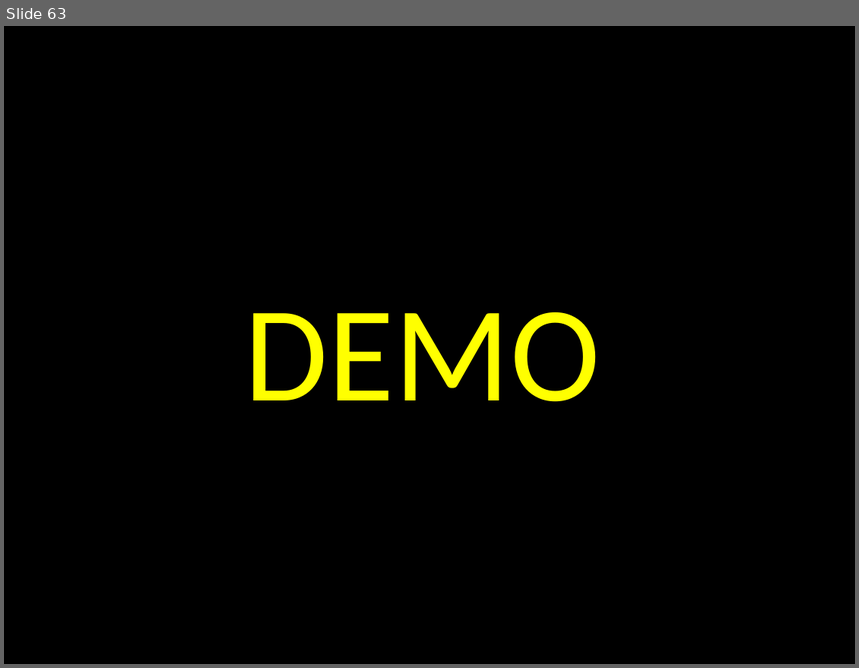
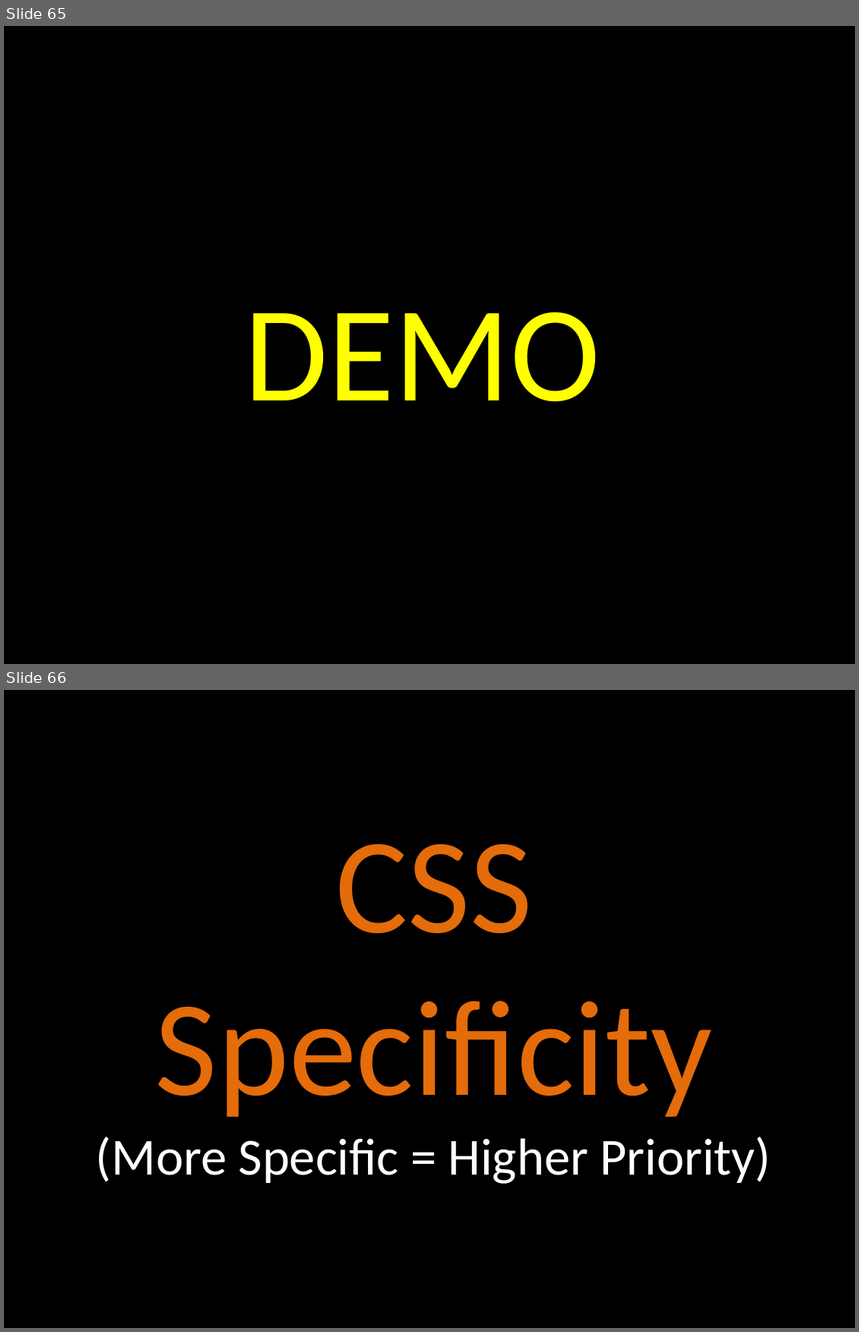
Before and after one commit to elloraCpe/courses, a slide deck: CPEE1/02. Week 2/00. Presentation/Week 2.pptx. Shown one above the other, each under a label of ours: slide 63 before the commit, slides 65 and 66 after it. The pictures are 859x668 and 859x1332 pixels, drawn with LibreOffice and Linux fonts; fonts in the diff are those of the drawing. Boxes give left, top, right and bottom in pixels: in the first picture for what was removed or moved away, otherwise in the second. Text is boxed around its words. In the diff, an @@ line names an element or a change of style, - is before the commit and + after.

```diff
--- a/CPEE1/02. Week 2/00. Presentation/Week 2.pptx
+++ b/CPEE1/02. Week 2/00. Presentation/Week 2.pptx
@@ slide 66 added at (x1=4, y1=690, x2=855, y2=1328), background #000000 @@
@@ text added at (x1=96, y1=844, x2=771, y2=1184), 44 pt, text #FFFFFF @@
+CSS Specificity
+(More Specific = Higher Priority)
@@ what was slide 63 is now slide 65 @@
```
Also in this commit, not shown: 2 slides changed, 4 other slides added, 6 other files.
